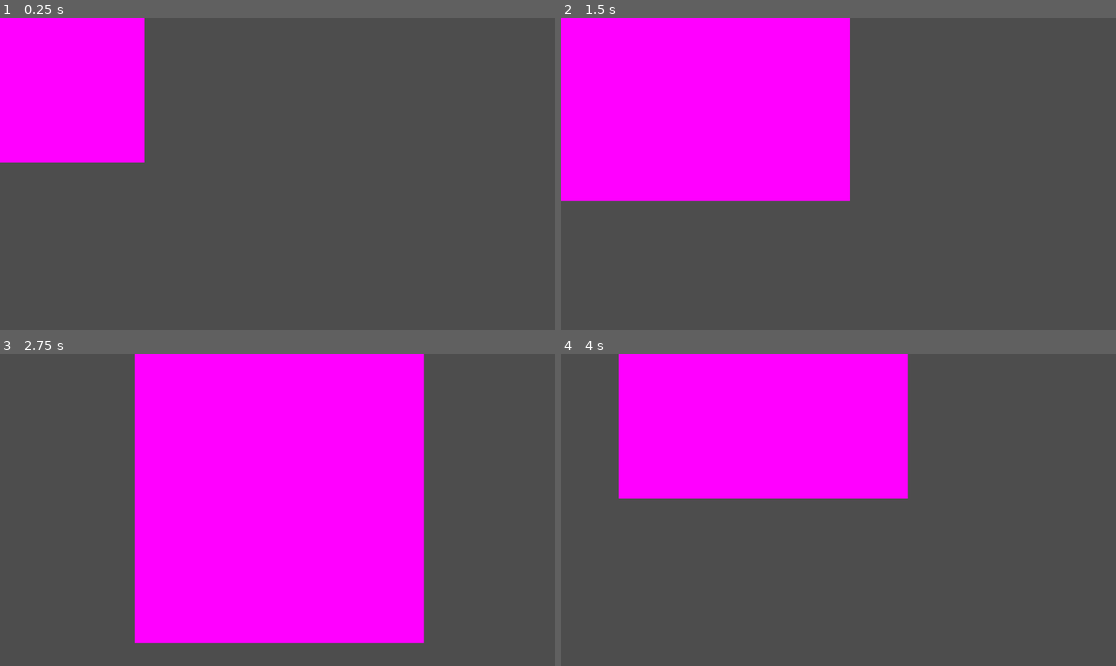
Above: before the commit, frames 1-4 (two rows, left to right).
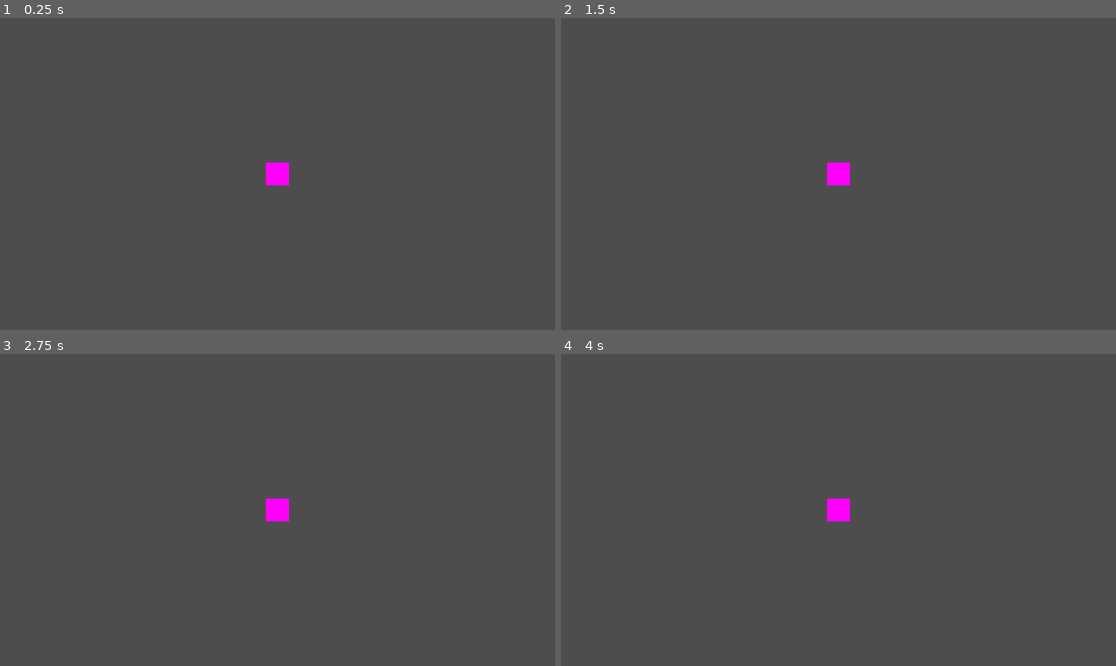
Above: after the commit, the same moments.

Repository: SupermanBritt/OperationNUTS
Game: Godot game, scene res://Sprites/Squirrel.tscn
The game is run twice, just before and just after one commit, with the same random seed, the same clock (stepped at 60 frames per second) and the same inputs.
Inputs:
- Up to frame 1 (0.25 s): no input
- Up to frame 2 (1.5 s): tap Enter at 0.5 s; hold Right (move_right) 0.53-1.28 s; hold Down (move_down) from 1.28 s (still down)
- Up to frame 3 (2.75 s): release Down (move_down) at 2.03 s; hold Right (move_right) from 2.03 s (still down)
- Up to frame 4 (4 s): release Right (move_right) at 2.78 s; hold Up (move_up) 2.78-3.53 s; hold Left (move_left) from 3.53 s (still down)

The runs differ from the first frame. In frame 1, 12% of the frame differs, in the area x 0-53%, y 0-54%; in frame 2, 30%; in frame 3, 48%, in the area x 24-77%, y 0-93%; in frame 4, 24%.

Commit message:
Implemented Player Camera
The game camera now follows the player as they move.

Diff:
--- a/Sprites/Squirrel.tscn
+++ b/Sprites/Squirrel.tscn
@@ -10,6 +10,7 @@
 
 [node name="Squirrel" type="Area2D"]
 script = ExtResource("1_n8r8d")
+speed = 4000
 metadata/_edit_lock_ = true
 
 [node name="Sprite2D" type="Sprite2D" parent="."]
@@ -19,3 +20,7 @@
 [node name="CollisionShape2D" type="CollisionShape2D" parent="."]
 shape = SubResource("RectangleShape2D_wn516")
 metadata/_edit_lock_ = true
+
+[node name="Camera2D" type="Camera2D" parent="."]
+zoom = Vector2(0.08, 0.08)
+metadata/_edit_lock_ = true
